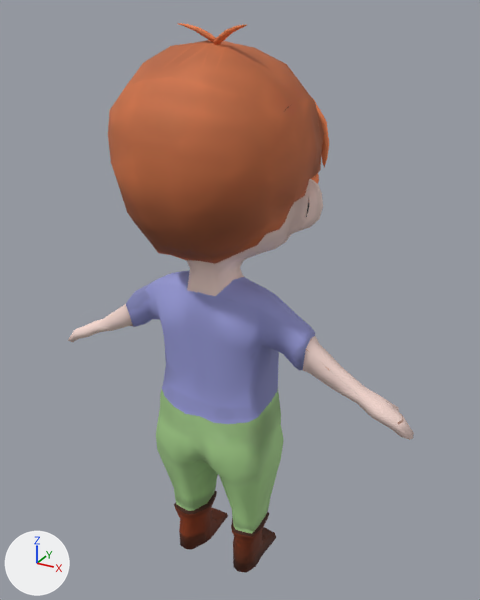
The FBX model Blender - riggando e animando seu personagem/char.fbx as it was, and as the next commit left it.
The view is the same before and after, from a camera (50 mm lens) standing at (1.36, -5.3, 2.04) and looking at (-1.07, -0.87, -0.17). Lighting does not change. The marker at lower left points along +X, +Y and +Z. Where no turn or scale is listed for an object, it has been applied to the vertices.

Before the edit, the objects in view are built like this:
```python
me_plane_004 = bpy.data.meshes.new('Plane.004')
me_plane_004.from_pydata(...)  # 1955 vertices, 1920 faces; spans x -1.49..1.49, y -1.3..0.08, z -3.28..0.87
me_plane_004.materials.append(mat_texture)  # picture img_char_texture_png
ob_character_001 = bpy.data.objects.new('Character.001', me_plane_004)
ob_character_001.location = (-0.887, -0.915, 1.086)
```
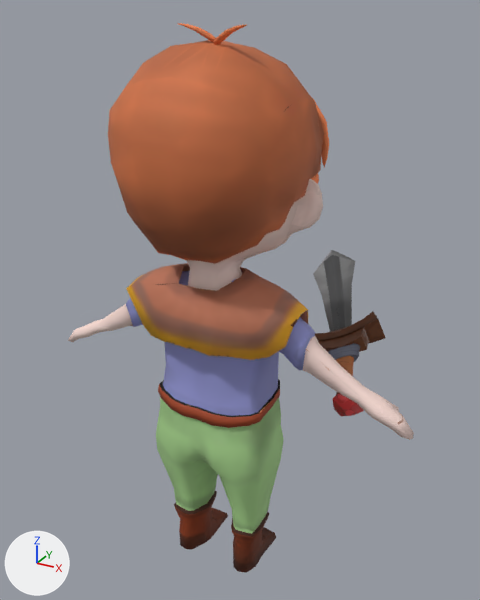
Changed parts and their boxes [x1, y1, x2, y2] in the pictures (480 x 600 px):
'Cloth', added (brown)
    after: [126, 263, 308, 360]
'Blade', added
    after: [313, 250, 355, 332]
'Belt', added (brown)
    after: [158, 379, 280, 428]
'Guard', added (brown)
    after: [315, 311, 385, 352]
'GripAndPommel', added (red)
    after: [333, 356, 364, 416]
'Base', added
    after: [328, 343, 360, 362]

What the commit changed:
Picture 'base-texture.png' (img_base_texture_png) is new.
Picture 'guard-texture.png' (img_guard_texture_png) is new.
Picture 'grip-texture.png' (img_grip_texture_png) is new.
Picture 'blade-texture.png' (img_blade_texture_png) is new.
Material 'Base' (mat_base) is new.
Its texture is img_base_texture_png (with its transparency).
Material 'Guard' (mat_guard) is new.
Its texture is img_guard_texture_png (with its transparency).
Material 'Grip' (mat_grip) is new.
Its texture is img_grip_texture_png (with its transparency).
Material 'Blade' (mat_blade) is new.
Its texture is img_blade_texture_png (with its transparency).
Mesh me_cylinder_002 is new.
It has 40 vertices, 34 faces and spans x -0.157..0.138, y -0.102..0.116, z -0.082..0.091.
It uses material mat_base (picture img_base_texture_png).
Mesh me_plane_001 is new.
It has 150 vertices, 150 faces and spans x -0.674..0.678, y -0.387..0.419, z -0.263..0.251.
It uses material mat_texture (picture img_char_texture_png).
Mesh me_plane_003 is new.
It has 96 vertices, 96 faces and spans x -0.444..0.439, y -0.93..-0.192, z -1.83..-1.686.
It uses material mat_texture (picture img_char_texture_png).
Mesh me_cube_003 is new.
It has 82 vertices, 80 faces and spans x -3.31..3.31, y -7.43..7.43, z -2.35..3.43.
It uses material mat_guard (picture img_guard_texture_png).
Mesh me_cylinder_003 is new.
It has 65 vertices, 61 faces and spans x -3.2..3.1, y -3.0..2.9, z -9.9..5.7.
It uses material mat_grip (picture img_grip_texture_png).
Mesh me_cube_004 is new.
It has 50 vertices, 52 faces and spans x -0.516..0.188, y -0.26..0.971, z -0.107..0.293.
It uses material mat_blade (picture img_blade_texture_png).
Object 'Base' (ob_base) is new; it shows me_cylinder_002.
Its location is (-0.214, -0.674, -0.559).
Object 'Cloth' (ob_cloth) is new; it shows me_plane_001.
Its location is (-0.888, -1.521, 0.12).
Object 'Belt' (ob_belt) is new; it shows me_plane_003.
Its location is (-0.887, -0.915, 1.086).
Object 'Guard' (ob_guard) is new; it shows me_cube_003.
Its parent is ob_gripandpommel.
Its location is (0.0296, -0.0645, 12.53).
Its rotation in degrees is (0.6, 0, -0.4).
Its scale is (-1.23, -1.23, -1.23).
Object 'GripAndPommel' (ob_gripandpommel) is new; it shows me_cylinder_003.
Its location is (-0.101, -0.915, -0.623).
Its rotation in degrees is (58, -65, -125).
Its scale is (0.038, 0.038, 0.038).
Object 'Blade' (ob_blade) is new; it shows me_cube_004.
Its location is (-0.427, -0.234, -0.446).
